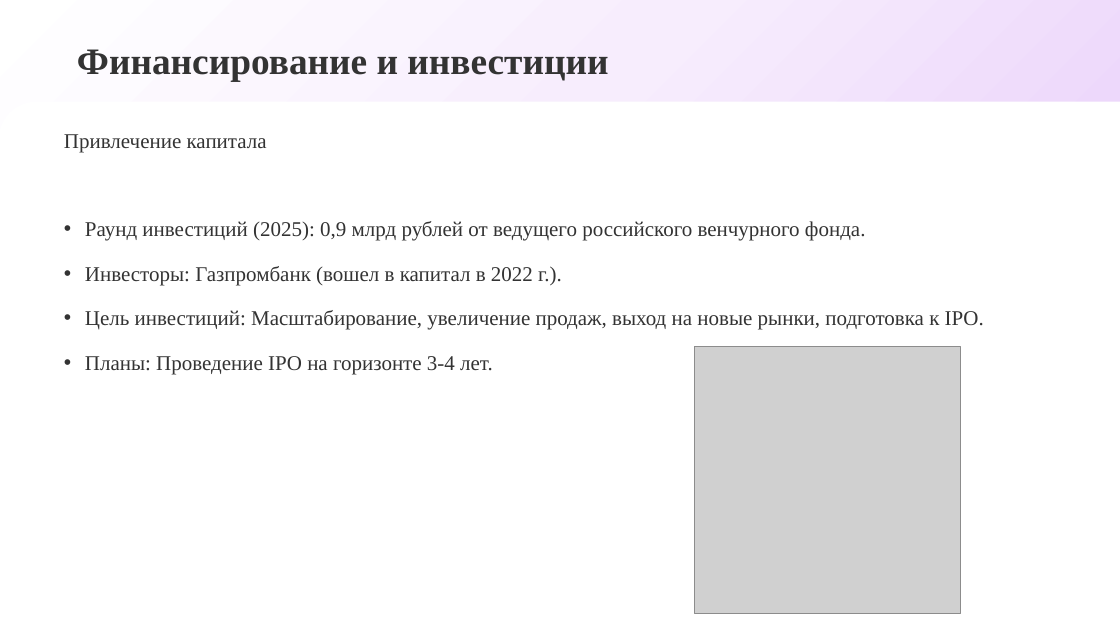
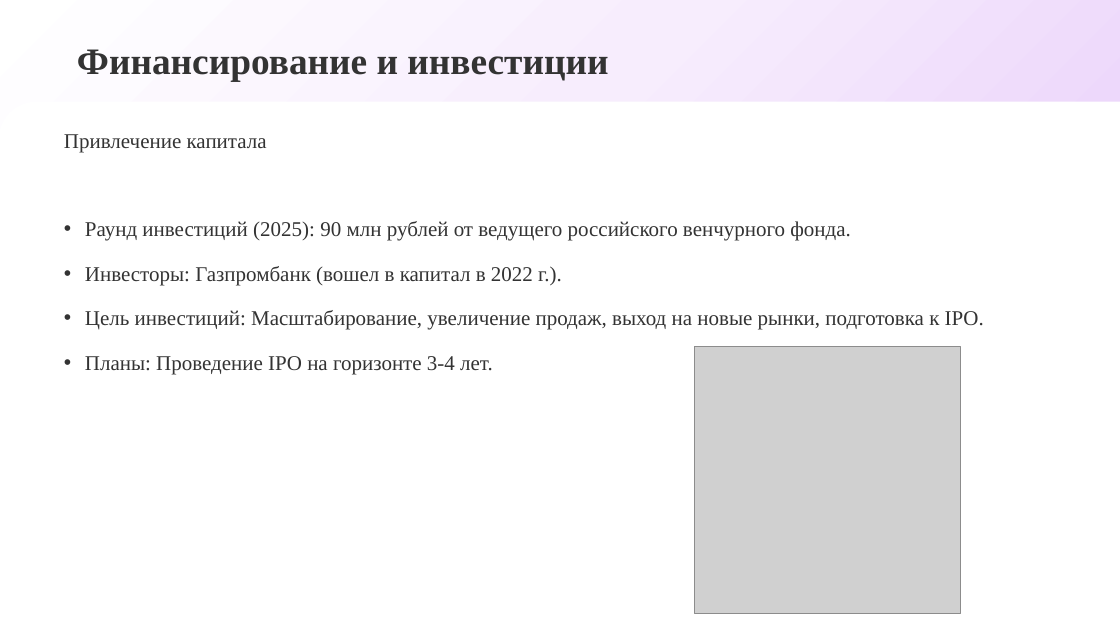
Before and after one commit to Albina229/-, a slide deck: slide 20 of през зип зип.pptx. Drawn at 1120x630 pixels with LibreOffice and Linux fonts; fonts in the diff are those of the drawing; grey boxes stand for pictures; background and template pictures are left out. Boxes give left, top, right and bottom in pixels: in the first picture for what was removed or moved away, otherwise in the second. Text is boxed around its words. In the diff, an @@ line names an element or a change of style, - is before the commit and + after.

```diff
--- a/през зип зип.pptx
+++ b/през зип зип.pptx
@@ text at <box>85,221,851,241</box>: text changed @@
-• Раунд инвестиций (2025): 0,9 млрд рублей от ведущего российского венчурного фонда.
+• Раунд инвестиций (2025): 90 млн рублей от ведущего российского венчурного фонда.
```
